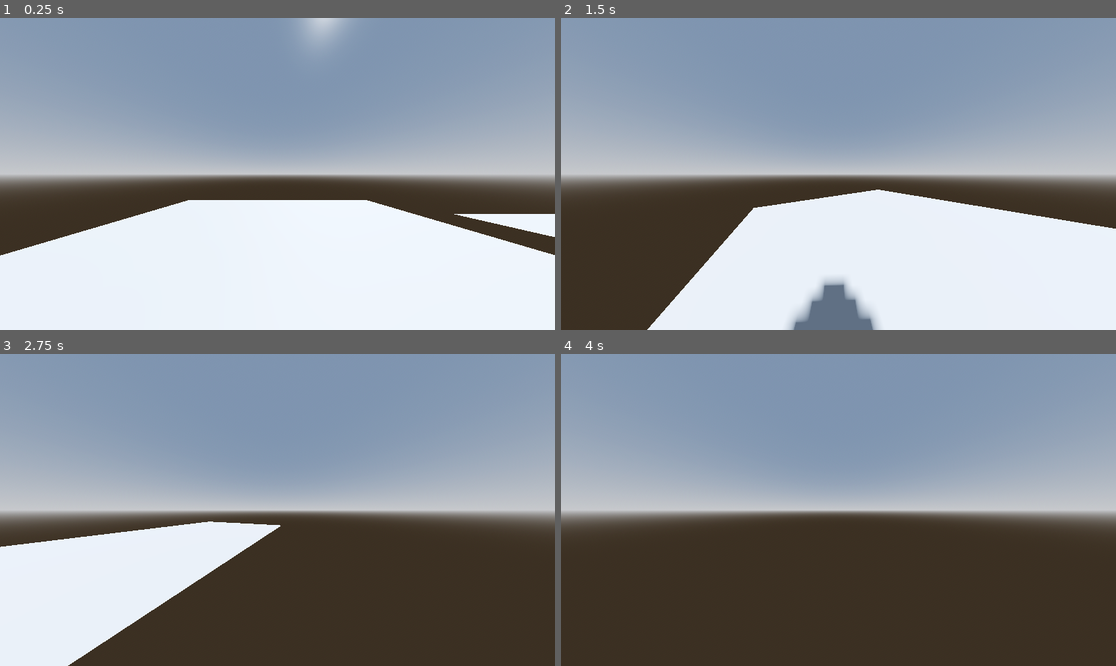
Above: before the commit, frames 1-4 (two rows, left to right).
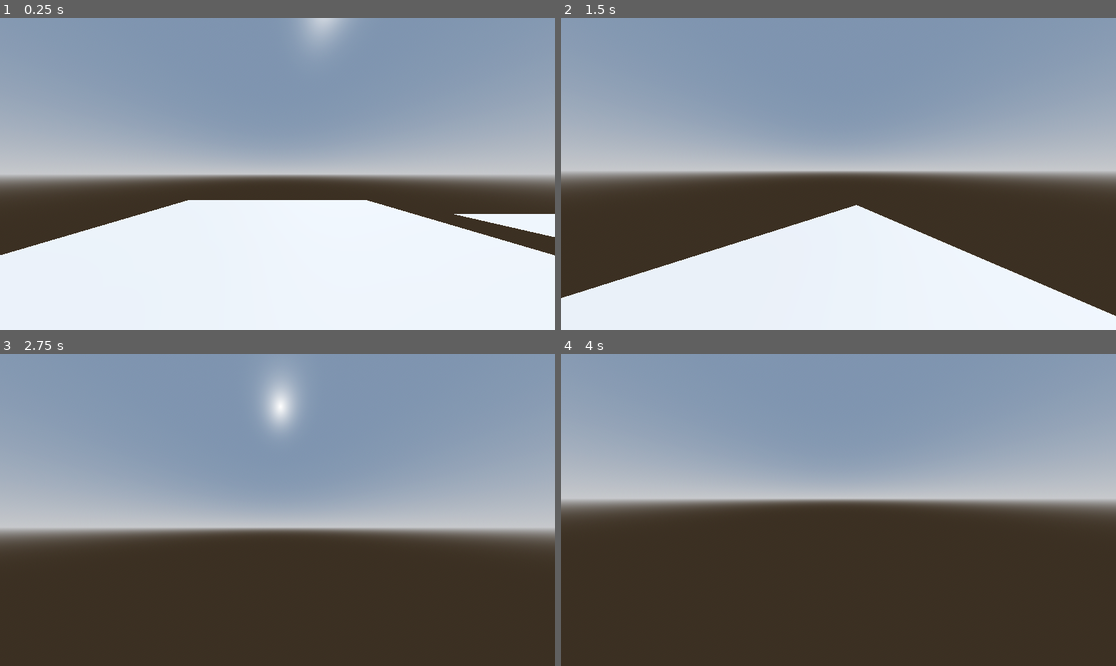
Above: after the commit, the same moments.

Repository: Warladd/RoboRogue
Game: Godot game, scene res://scenes/screens/prototype.tscn
Same seed, same stepped clock (60 frames per second), same inputs: the game is played once before the commit and once after it.
Inputs (mouse positions are in pixels of both pictures, inside the frame that each line leads up to):
- Up to frame 1 (0.25 s): no input
- Up to frame 2 (1.5 s): tap Enter at 0.5 s; move the mouse to (960, 158) at 0.52 s; hold Right (right) 0.53-1.28 s; tap Space (jump) at 0.6, 0.77, 1.07, 1.35 s; click (960, 158) at 0.67 s; move the mouse to (810, 174) at 1.27 s; hold W (up) from 1.28 s (still down)
- Up to frame 3 (2.75 s): keep holding W (up); tap Space (jump) at 1.52, 1.82, 2.1 s; move the mouse to (288, 503) at 2.02 s
- Up to frame 4 (4 s): keep holding W (up); move the mouse to (832, 516) at 2.77 s; tap Space (jump) at 2.85, 3.02, 3.32, 3.5, 3.6, 3.77 s; move the mouse to (877, 513) at 3.52 s

The runs differ from the first frame. In frame 1, less than 0.1% of the frame differs, in the area x 0-100%, y 58-77%; in frame 2, 18%; in frame 3, 23%, in the area x 0-100%, y 5-100%; in frame 4, 6.8%.

Commit message:
Finished movement
Made camera and player movement work properly. Gonna add coyote time and start working on the battery life.

Diff:
--- a/project.godot
+++ b/project.godot
@@ -51,6 +51,15 @@
 "events": [Object(InputEventKey,"resource_local_to_scene":false,"resource_name":"","device":-1,"window_id":0,"alt_pressed":false,"shift_pressed":false,"ctrl_pressed":false,"meta_pressed":false,"pressed":false,"keycode":0,"physical_keycode":32,"key_label":0,"unicode":32,"echo":false,"script":null)
 ]
 }
+esc={
+"deadzone": 0.5,
+"events": [Object(InputEventKey,"resource_local_to_scene":false,"resource_name":"","device":-1,"window_id":0,"alt_pressed":false,"shift_pressed":false,"ctrl_pressed":false,"meta_pressed":false,"pressed":false,"keycode":0,"physical_keycode":4194305,"key_label":0,"unicode":0,"echo":false,"script":null)
+]
+}
+
+[player]
+
+look_sensitivity=0.01
 
 [rendering]
 
--- a/scenes/player.gd
+++ b/scenes/player.gd
@@ -1,42 +1,37 @@
 extends CharacterBody3D
 
 
-const speed = 5.0
-const jump_velocity = 4.5
+@export var speed = 10.0
+@export var jump_velocity = 4.5
+@export var max_fall_distance : int = 8
 
-# Get the gravity from the project settings to be synced with RigidBody nodes.
+var look_sensitivity = ProjectSettings.get_setting("player/look_sensitivity")
 var gravity = ProjectSettings.get_setting("physics/3d/default_gravity")
+var velocity_y = 0
 
+
+@export_group("Nodes")
 @export var camera : Camera3D
 
-func _unhandled_input(event : InputEvent) -> void:
-	if event is InputEventMouseButton:
-		Input.set_mouse_mode(Input.MOUSE_MODE_CAPTURED)
-	elif event.is_action_pressed("ui_cancel"):
-		Input.set_mouse_mode(Input.MOUSE_MODE_VISIBLE)
-	if Input.get_mouse_mode() == Input.MOUSE_MODE_CAPTURED:
-		if event is InputEventMouseMotion:
-			camera.rotate_y(-event.relative.x * 0.005)
-			camera.rotation.x = clamp(camera.rotation.x, -30, 60)
-
-func _physics_process(delta):
-	# Add the gravity.
-	if not is_on_floor():
-		velocity.y -= gravity * delta
-
-	# Handle jump.
-	if Input.is_action_just_pressed("jump") and is_on_floor():
-		velocity.y = jump_velocity
-
-	# Get the input direction and handle the movement/deceleration.
-	# As good practice, you should replace UI actions with custom gameplay actions.
-	var input_dir = Input.get_vector("left", "right", "up", "down")
-	var direction = (transform.basis * Vector3(input_dir.x, 0, input_dir.y)).normalized()
-	if direction:
-		velocity.x = direction.x * speed
-		velocity.z = direction.z * speed
+func _physics_process(delta) -> void:
+	var horizontal_velocity = Input.get_vector("left", "right", "up", "down").normalized() #* delta
+	velocity = horizontal_velocity.x * global_transform.basis.x + horizontal_velocity.y * global_transform.basis.z * speed
+	if is_on_floor():
+		velocity_y = 0
+		if Input.is_action_just_pressed("jump"): velocity_y = jump_velocity
 	else:
-		velocity.x = move_toward(velocity.x, 0, speed)
-		velocity.z = move_toward(velocity.z, 0, speed)
+		velocity_y -= gravity * delta
+		if position.y >= max_fall_distance:
+			get_tree().reload_current_scene()
+	velocity.y = velocity_y
 
 	move_and_slide()
+	if Input.is_action_just_pressed("esc"):
+		get_tree().quit()
+
+func _input(event) -> void:
+	if event is InputEventMouseMotion:
+		Input.mouse_mode = Input.MOUSE_MODE_HIDDEN
+		rotate_y(-event.relative.x * look_sensitivity)
+		camera.rotate_x(-event.relative.y * look_sensitivity)
+		camera.rotation.x = clamp(camera.rotation.x, -PI/2, PI/2)
--- a/scenes/screens/prototype.tscn
+++ b/scenes/screens/prototype.tscn
@@ -31,7 +31,8 @@
 shadow_enabled = true
 
 [node name="Player" parent="." instance=ExtResource("1_4yp4i")]
-transform = Transform3D(1, 0, 0, 0, 1, 0, 0, 0, 1, -0.012, 1, -0.012)
+transform = Transform3D(1, 0, 0, 0, 1, 0, 0, 0, 1, 0, 1, 0)
+max_fall_distance = 3
 
 [node name="MeshInstance3D" type="MeshInstance3D" parent="."]
 transform = Transform3D(1, 0, 0, 0, 1, 0, 0, 0, 1, -0.001, 0, -0.008)
